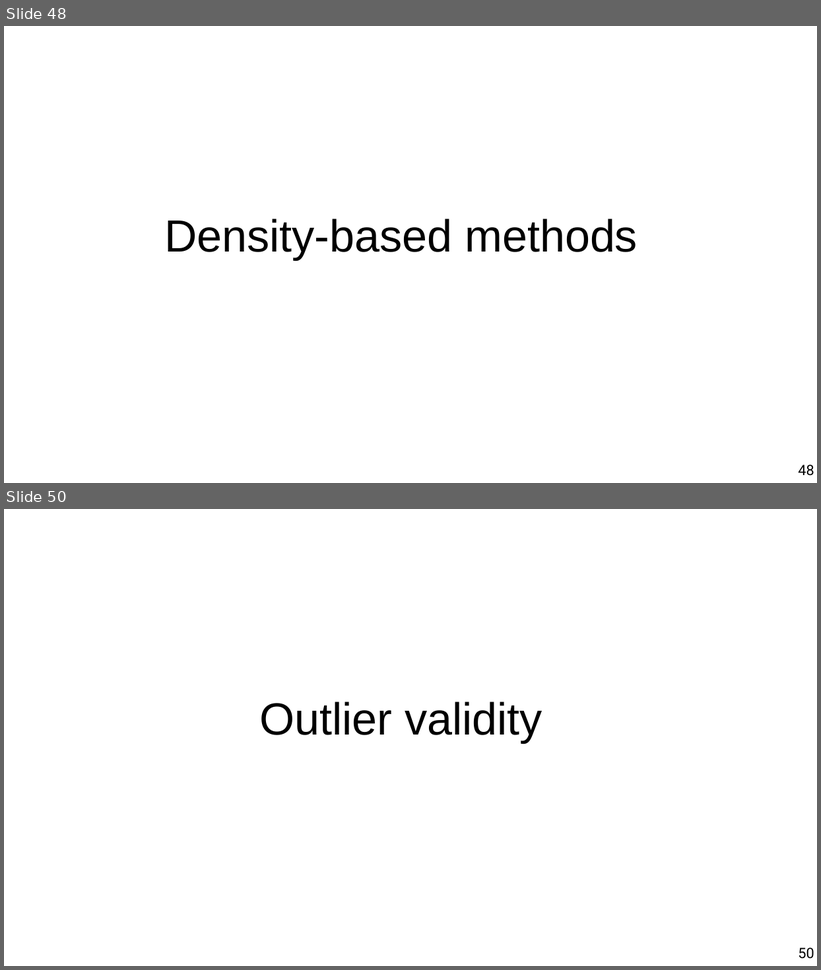
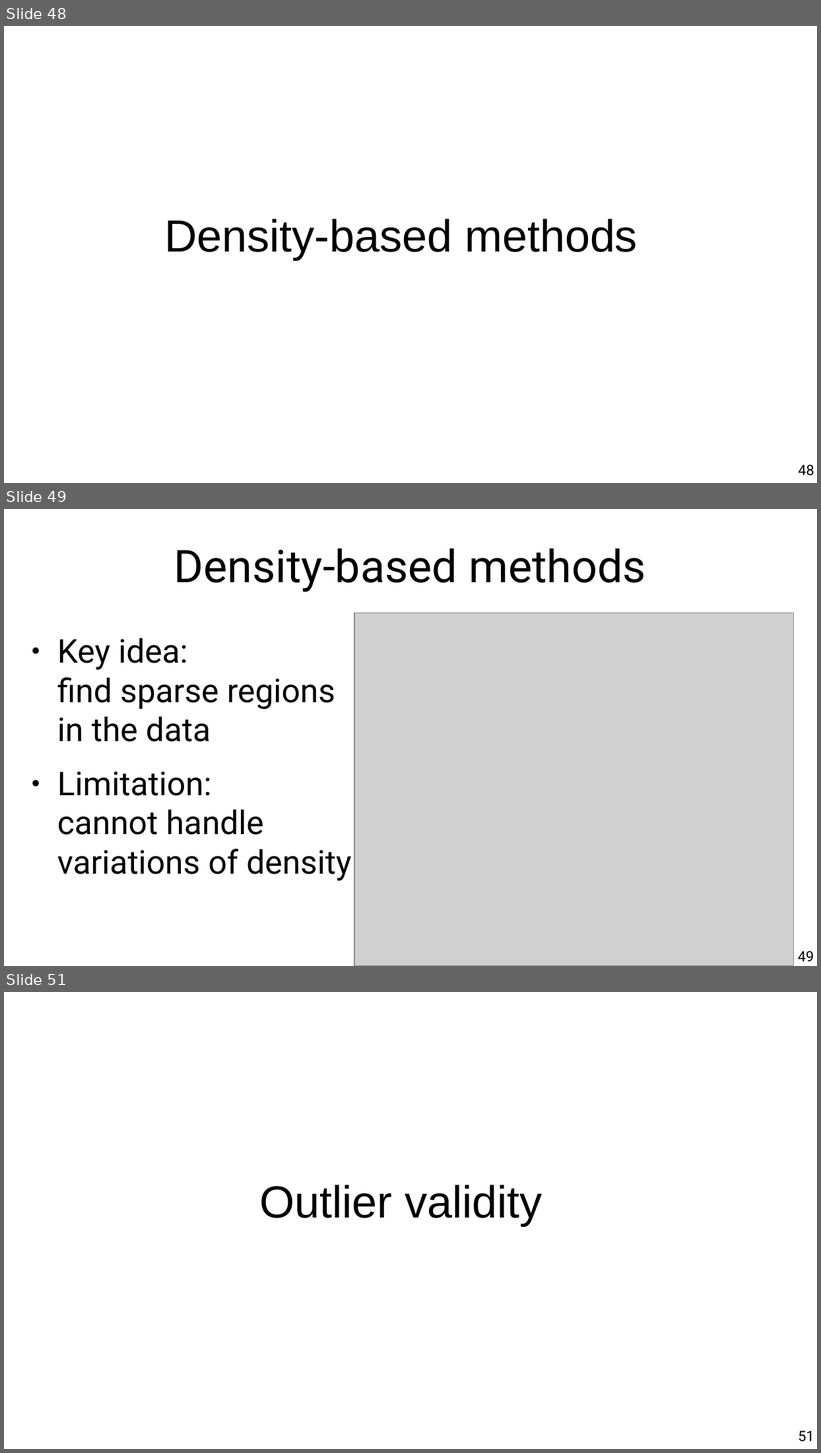
Before and after one commit to chatox/data-mining-course, a slide deck: theory/tt09_outlier_detection.odp. Shown one above the other, each under a label of ours: slides 48 and 50 before the commit, slides 48, 49 and 51 after it; the slides between them are not shown. The pictures are 821x970 and 821x1453 pixels, drawn with LibreOffice and Linux fonts; fonts in the diff are those of the drawing; grey boxes stand for pictures. Boxes give left, top, right and bottom in pixels: in the first picture for what was removed or moved away, otherwise in the second. Text is boxed around its words. In the diff, an @@ line names an element or a change of style, - is before the commit and + after.

```diff
--- a/theory/tt09_outlier_detection.odp
+++ b/theory/tt09_outlier_detection.odp
@@ slide 49 added at <box>4,509,817,966</box>, background #FFFFFF @@
@@ title added at <box>174,548,646,592</box>, 44 pt, text #000000 @@
+Density-based methods
@@ picture added at <box>354,613,794,966</box> @@
@@ text added at <box>57,638,351,881</box>, 32 pt, text #000000 @@
+● Key idea:
+  find sparse regions in the data
+● Limitation:
+  cannot handle variations of density
@@ page number added at <box>798,951,814,962</box>, 14 pt, text #000000 @@
+49
@@ what was slide 50 is now slide 51 @@
@@ page number at <box>798,1431,814,1442</box>: text changed @@
-50
+51
```
Also in this commit, not shown: 9 slides changed, 1 other slide added, 1 slide removed.
